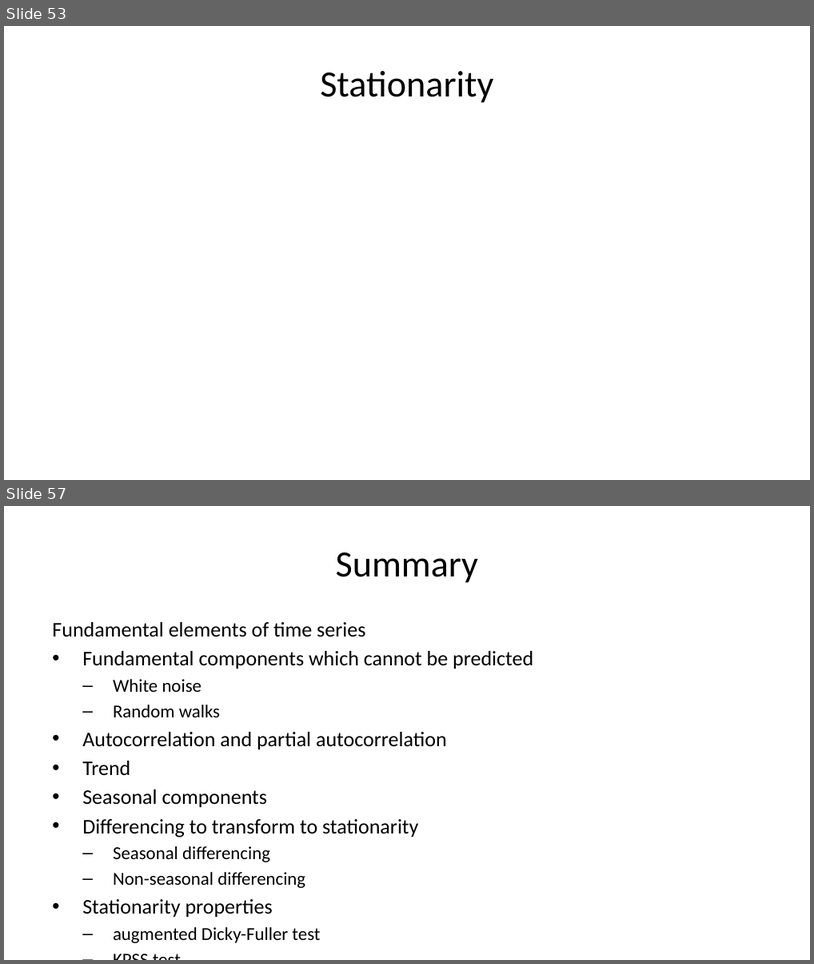
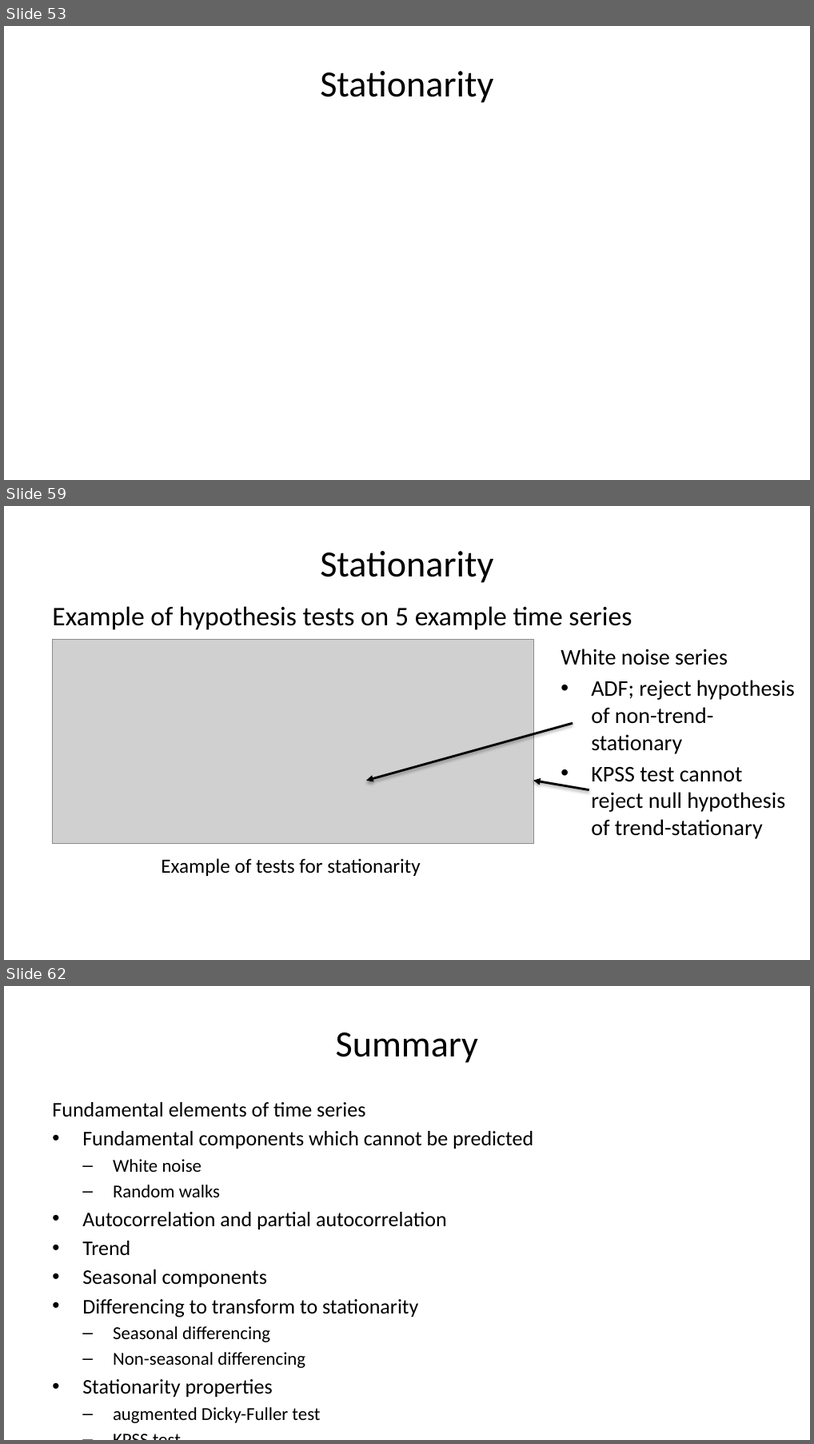
Before and after one commit to StephenElston/CSCI-E-83, a slide deck: LectureSlides/11_IntroductionToTimeSeries.pptx. Shown one above the other, each under a label of ours: slides 53 and 57 before the commit, slides 53, 59 and 62 after it; the slides between them are not shown. The pictures are 814x964 and 814x1444 pixels, drawn with LibreOffice and Linux fonts; fonts in the diff are those of the drawing; grey boxes stand for pictures. Boxes give left, top, right and bottom in pixels: in the first picture for what was removed or moved away, otherwise in the second. Text is boxed around its words. In the diff, an @@ line names an element or a change of style, - is before the commit and + after.

```diff
--- a/LectureSlides/11_IntroductionToTimeSeries.pptx
+++ b/LectureSlides/11_IntroductionToTimeSeries.pptx
@@ slide 59 added at box(4, 506, 810, 960), background #FFFFFF @@
@@ title added at box(320, 551, 494, 583), 33 pt, text #000000 @@
+Stationarity
@@ text added at box(52, 606, 632, 630), 24 pt, text #000000 @@
+Example of hypothesis tests on 5 example time series
@@ picture added at box(52, 640, 534, 844) @@
@@ text added at box(561, 648, 795, 839), 20 pt, text #000000 @@
+White noise series
+• ADF; reject hypothesis of non-trend-stationary
+• KPSS test cannot reject null hypothesis of trend-stationary
@@ arrow added from (573, 723) to (367, 780), #000000 2 pt @@
@@ arrow added from (590, 790) to (534, 780), #000000 2 pt @@
@@ text added at box(161, 858, 420, 876), 18 pt, text #000000 @@
+Example of tests for stationarity
@@ what was slide 57 is now slide 62 @@
```
Also in this commit, not shown: 3 slides changed, 4 other slides added.
